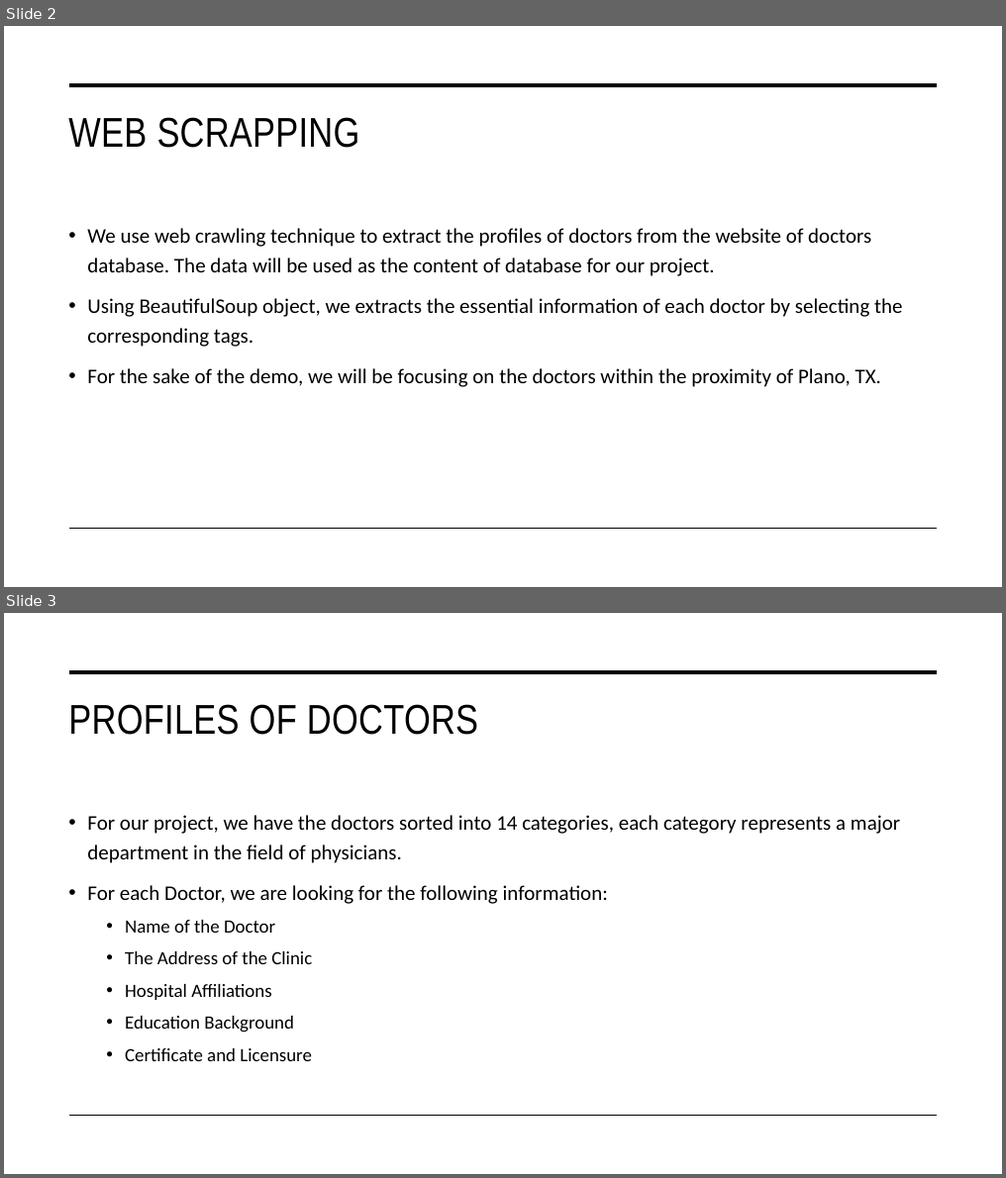
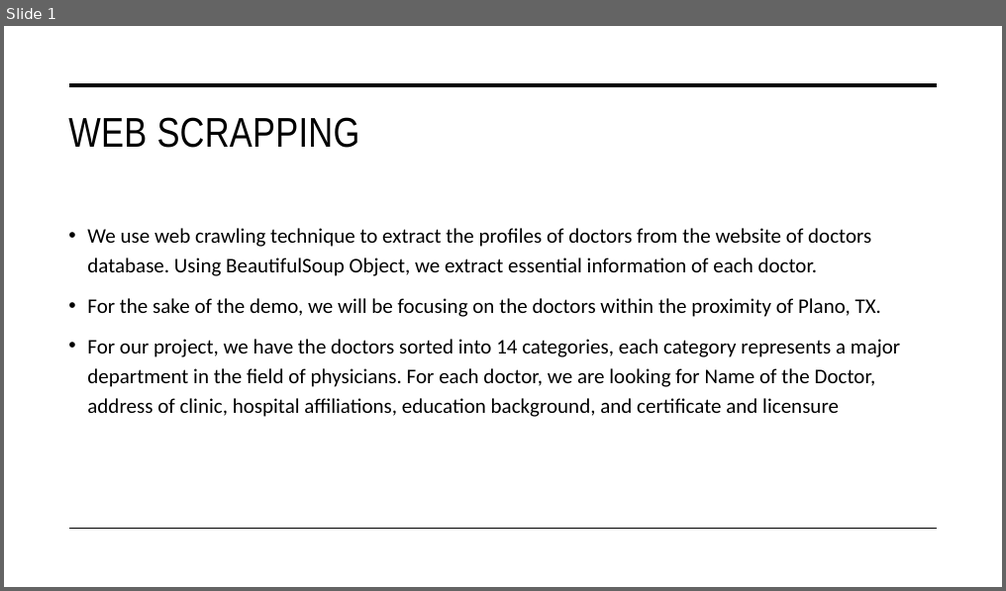
Before and after one commit to AndrewWooo/LLM_AI_Mavericks, a slide deck: webscrapping-doctorsProfile/WebScrapping.pptx. Shown one above the other, each under a label of ours: slides 2 and 3 before the commit, slide 1 after it. The pictures are 1006x1178 and 1006x591 pixels, drawn with LibreOffice and Linux fonts; fonts in the diff are those of the drawing. Boxes give left, top, right and bottom in pixels: in the first picture for what was removed or moved away, otherwise in the second. Text is boxed around its words. In the diff, an @@ line names an element or a change of style, - is before the commit and + after.

```diff
--- a/webscrapping-doctorsProfile/WebScrapping.pptx
+++ b/webscrapping-doctorsProfile/WebScrapping.pptx
@@ slide 3 removed at [4, 613, 1002, 1174], background #FFFFFF; not listed: 2 template elements that a slide beside it also shows @@
@@ title removed at [68, 704, 478, 735] @@
-PROFILES OF DOCTORS
@@ text removed at [87, 815, 900, 1061] @@
-• For our project, we have the doctors sorted into 14 categories, each category represents a major department in the field of physicians.
-• For each Doctor, we are looking for the following information:
-  • Name of the Doctor
-  • The Address of the Clinic
-  • Hospital Affiliations
-  • Education Background
-  • Certificate and Licensure
@@ what was slide 2 is now slide 1 @@
@@ slide 1 changed as well @@
@@ text at [87, 228, 871, 276]: text changed @@
-• We use web crawling technique to extract the profiles of doctors from the website of doctors database. The data will be used as the content of database for our project.
-• Using BeautifulSoup object, we extracts the essential information of each doctor by selecting the corresponding tags.
+• We use web crawling technique to extract the profiles of doctors from the website of doctors database. Using BeautifulSoup Object, we extract essential information of each doctor.
@@ text at [87, 339, 900, 417]: paragraph added @@
+• For our project, we have the doctors sorted into 14 categories, each category represents a major department in the field of physicians. For each doctor, we are looking for Name of the Doctor, address of clinic, hospital affiliations, education background, and certificate and licensure
```
Also in this commit, not shown: 1 other slide removed.
